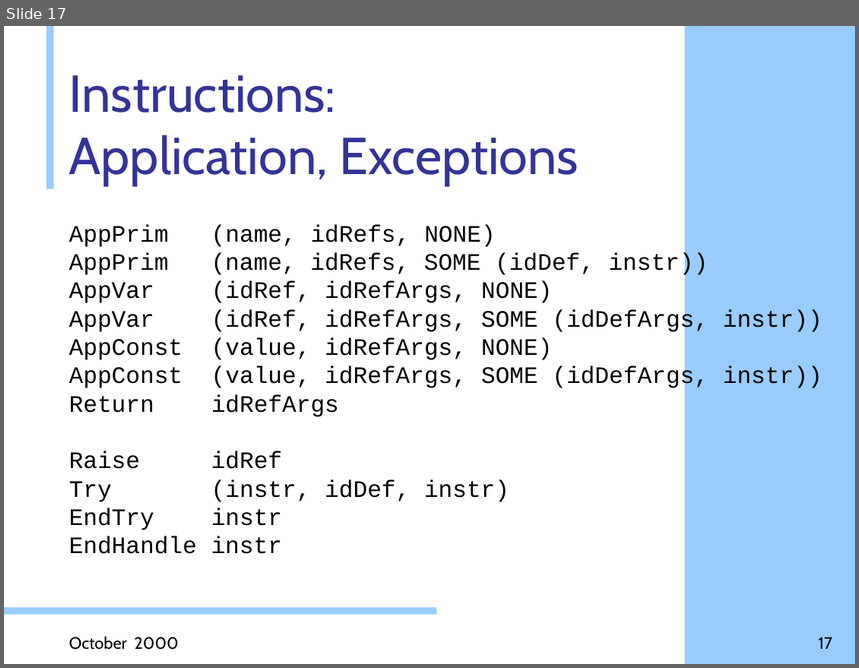
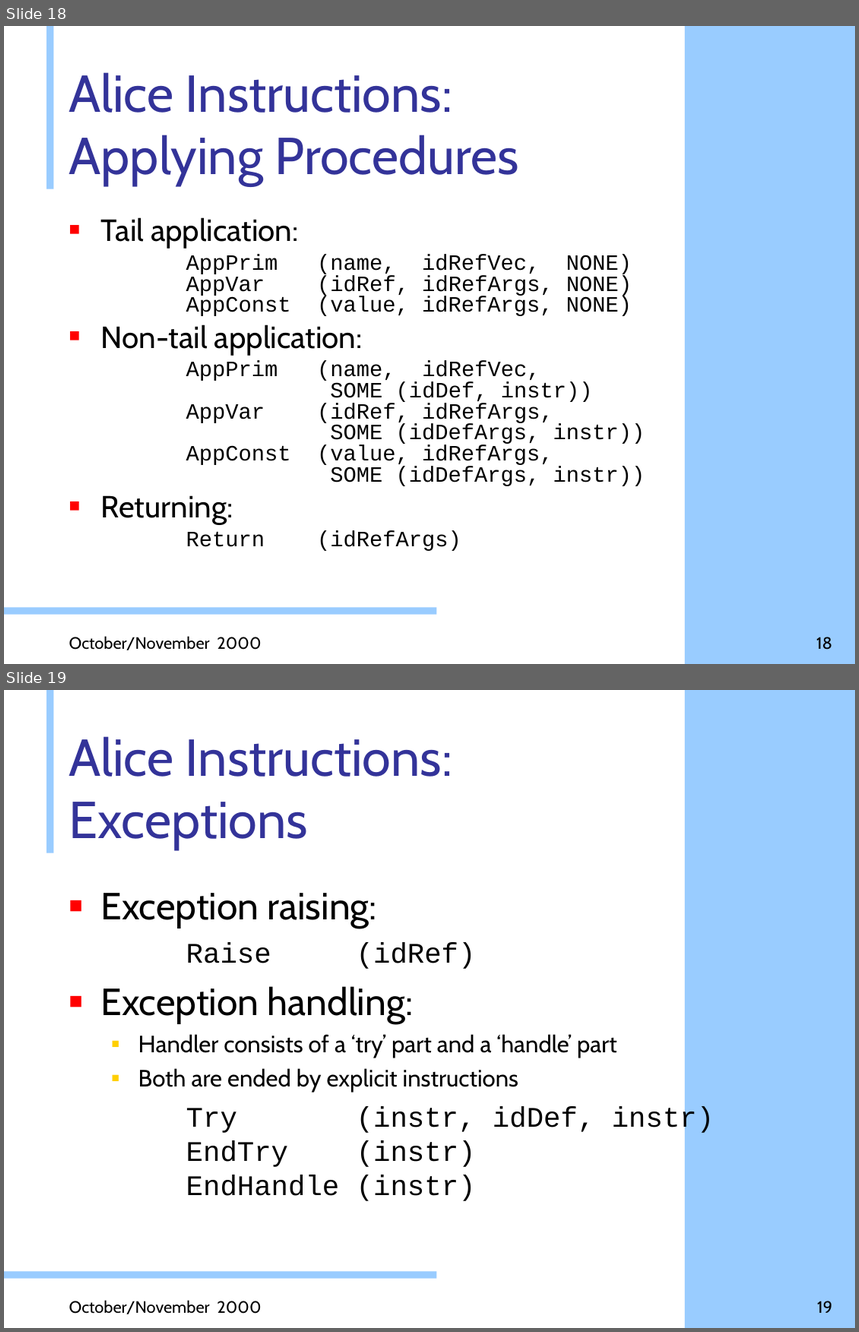
Before and after one commit to doublec/aliceml-abandoned, a slide deck: doc/presentations/Stockwerk Design.ppt. Shown one above the other, each under a label of ours: slide 17 before the commit, slides 18 and 19 after it. The pictures are 859x668 and 859x1332 pixels, drawn with LibreOffice and Linux fonts; fonts in the diff are those of the drawing; background and template pictures are left out. Boxes give left, top, right and bottom in pixels: in the first picture for what was removed or moved away, otherwise in the second. Text is boxed around its words. In the diff, an @@ line names an element or a change of style, - is before the commit and + after.

```diff
--- a/doc/presentations/Stockwerk Design.ppt
+++ b/doc/presentations/Stockwerk Design.ppt
@@ slide 19 added at (4, 690, 855, 1328), background #FFFFFF; not listed: 3 template elements that a slide beside it also shows @@
@@ title added at (69, 736, 452, 850), 44 pt, text #333399 @@
+Alice Instructions:
+Exceptions
@@ text added at (101, 893, 714, 1201), 20 pt, text #000000 @@
+■ Exception raising:
+Raise (idRef)
+■ Exception handling:
+  ■ Handler consists of a ‘try’ part and a ‘handle’ part
+  ■ Both are ended by explicit instructions
+Try (instr, idDef, instr)
+EndTry (instr)
+EndHandle (instr)
@@ text added at (69, 1300, 261, 1315), 14 pt, text #000000 @@
+October/November 2000
@@ page number added at (817, 1301, 832, 1313), 14 pt, text #000000 @@
+19
@@ what was slide 17 is now slide 18 @@
@@ slide 18 changed as well @@
@@ title at (69, 72, 519, 186): text changed @@
-Instructions:
-Application, Exceptions
+Alice Instructions:
+Applying Procedures
@@ text at (101, 218, 645, 551): text changed; size 20 to 18.5 pt @@
-AppPrim (name, idRefs, NONE)
-AppPrim (name, idRefs, SOME (idDef, instr))
-AppVar (idRef, idRefArgs, NONE)
-AppVar (idRef, idRefArgs, SOME (idDefArgs, instr)) AppConst (value, idRefArgs, NONE)
-AppConst (value, idRefArgs, SOME (idDefArgs, instr)) Return idRefArgs
-Raise idRef
-Try (instr, idDef, instr)
-EndTry instr
-EndHandle instr
+■ Tail application:
+AppPrim (name, idRefVec, NONE)
+AppVar (idRef, idRefArgs, NONE)
+AppConst (value, idRefArgs, NONE)
+■ Non-tail application:
+AppPrim (name, idRefVec,
+SOME (idDef, instr))
+AppVar (idRef, idRefArgs,
+SOME (idDefArgs, instr))
+AppConst (value, idRefArgs,
+SOME (idDefArgs, instr))
+■ Returning:
+Return (idRefArgs)
@@ text at (69, 636, 261, 651): text changed @@
-October 2000
+October/November 2000
@@ page number at (816, 637, 832, 650): text changed @@
-17
+18
```
Also in this commit, not shown: 17 other slides changed, 1 other slide added.
